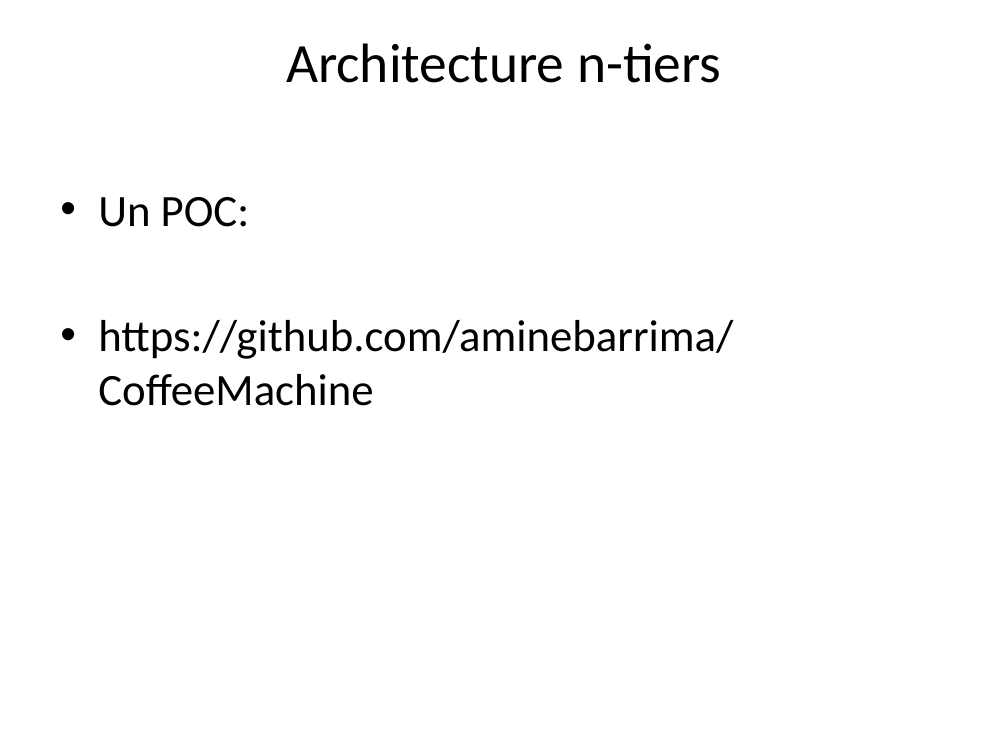
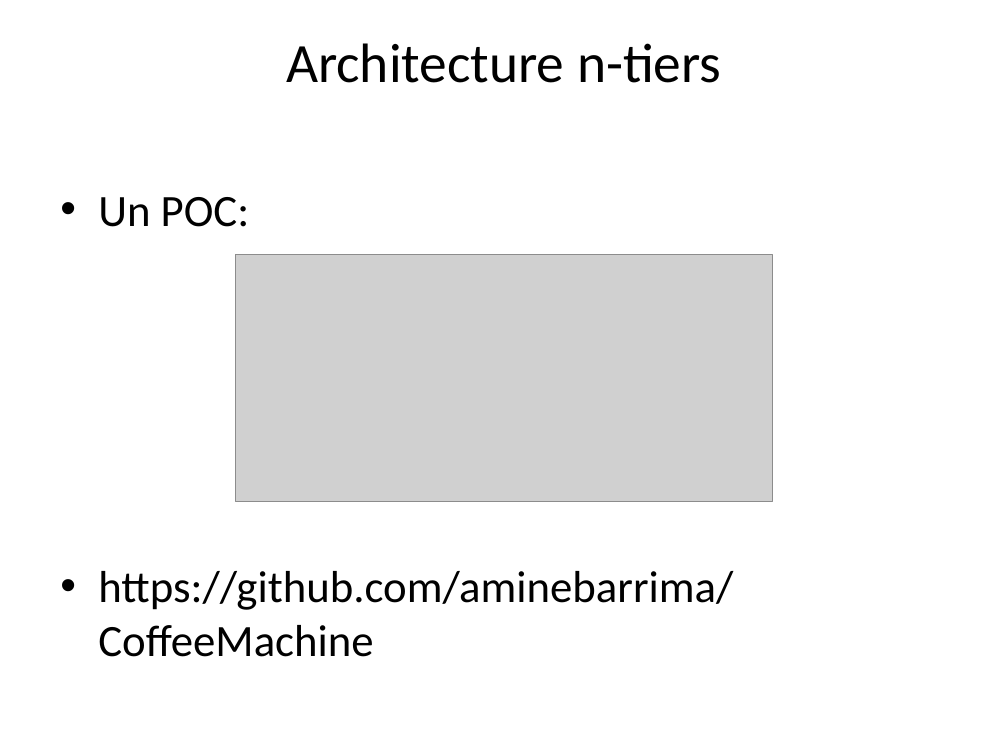
Before and after one commit to aminebarrima/M2A_Documentation, a slide deck: slide 10 of M2A-SOA.pptx (slide 7 before the commit). Drawn at 1008x756 pixels with LibreOffice and Linux fonts; fonts in the diff are those of the drawing; grey boxes stand for pictures. Boxes give left, top, right and bottom in pixels: in the first picture for what was removed or moved away, otherwise in the second. Text is boxed around its words. In the diff, an @@ line names an element or a change of style, - is before the commit and + after.

Commit message:
architecture soa

```diff
--- a/M2A-SOA.pptx
+++ b/M2A-SOA.pptx
@@ text "Un POC:" rewrapped from (98, 197, 733, 406) to (98, 197, 733, 657) @@
@@ picture added at (236, 254, 772, 502) @@
```
Also in this commit, not shown: 2 other slides changed, 3 slides added.
